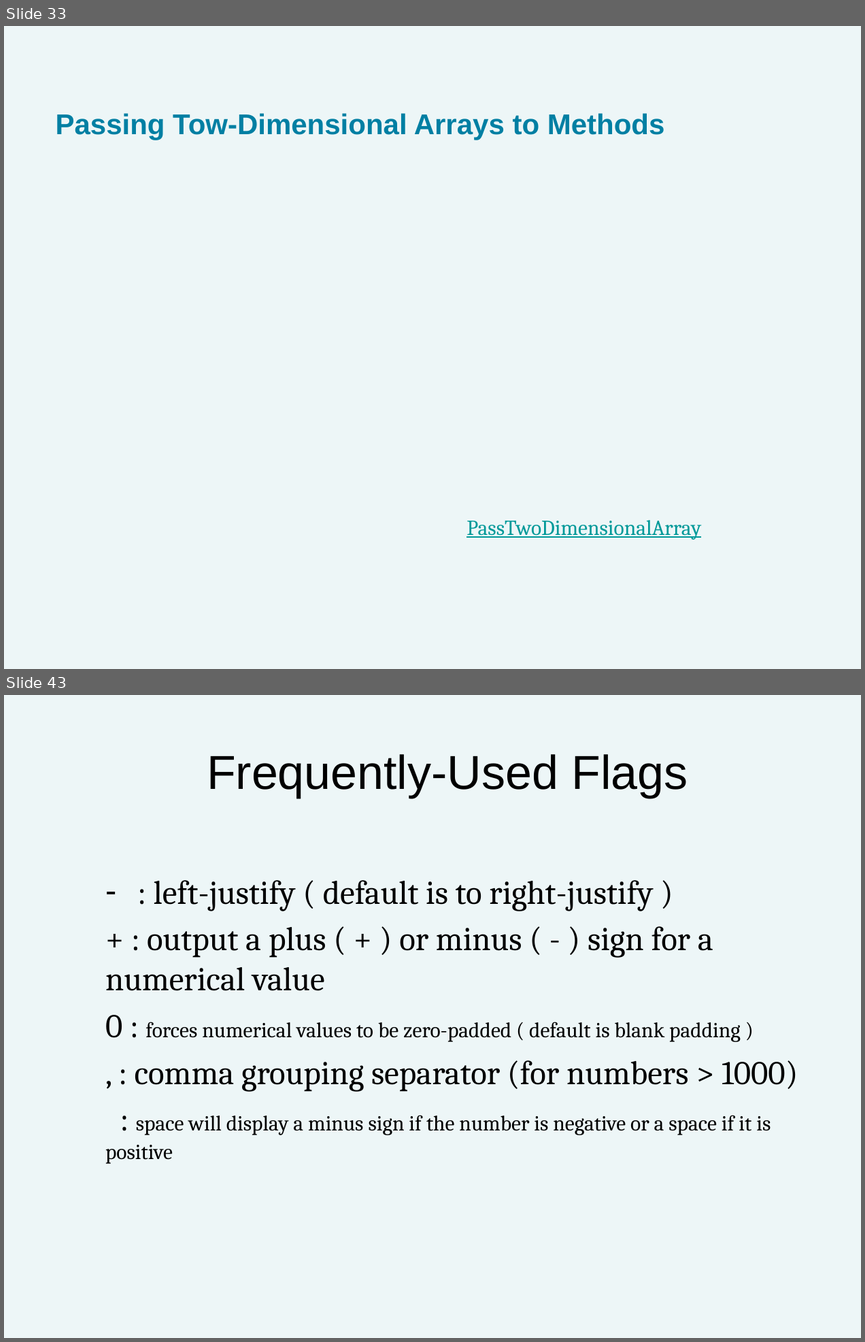
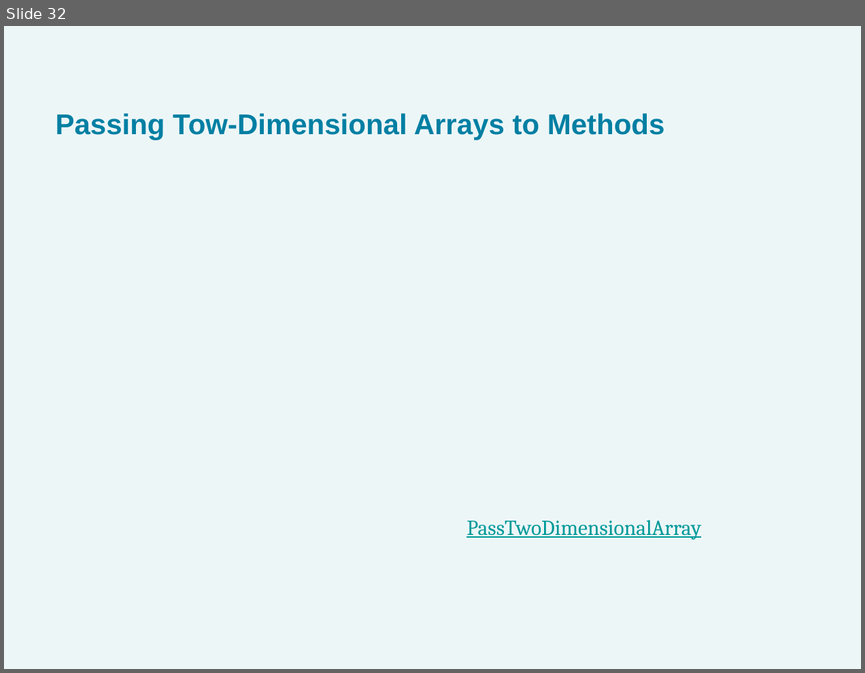
Before and after one commit to bzartoshty/bzartoshty.github.io, a slide deck: COMP182/Lectures/Lecture1/Lecture01-Review.pptx. Shown one above the other, each under a label of ours: slides 33 and 43 before the commit, slide 32 after it; the slides between them are not shown. The pictures are 865x1342 and 865x673 pixels, drawn with LibreOffice and Linux fonts; fonts in the diff are those of the drawing. Boxes give left, top, right and bottom in pixels: in the first picture for what was removed or moved away, otherwise in the second. Text is boxed around its words. In the diff, an @@ line names an element or a change of style, - is before the commit and + after.

```diff
--- a/COMP182/Lectures/Lecture1/Lecture01-Review.pptx
+++ b/COMP182/Lectures/Lecture1/Lecture01-Review.pptx
@@ slide 43 removed at (x1=4, y1=695, x2=861, y2=1338), background #EDF6F7 @@
@@ title removed at (x1=207, y1=754, x2=687, y2=798) @@
-Frequently-Used Flags
@@ text removed at (x1=105, y1=880, x2=798, y2=1164) @@
-– : left-justify ( default is to right-justify )
-+ : output a plus ( + ) or minus ( - ) sign for a numerical value
-0 : forces numerical values to be zero-padded ( default is blank padding )
-, : comma grouping separator (for numbers > 1000)
-: space will display a minus sign if the number is negative or a space if it is positive
@@ what was slide 33 is now slide 32 @@
```
Also in this commit, not shown: 1 slide changed, 19 other slides removed, 1 other file.
